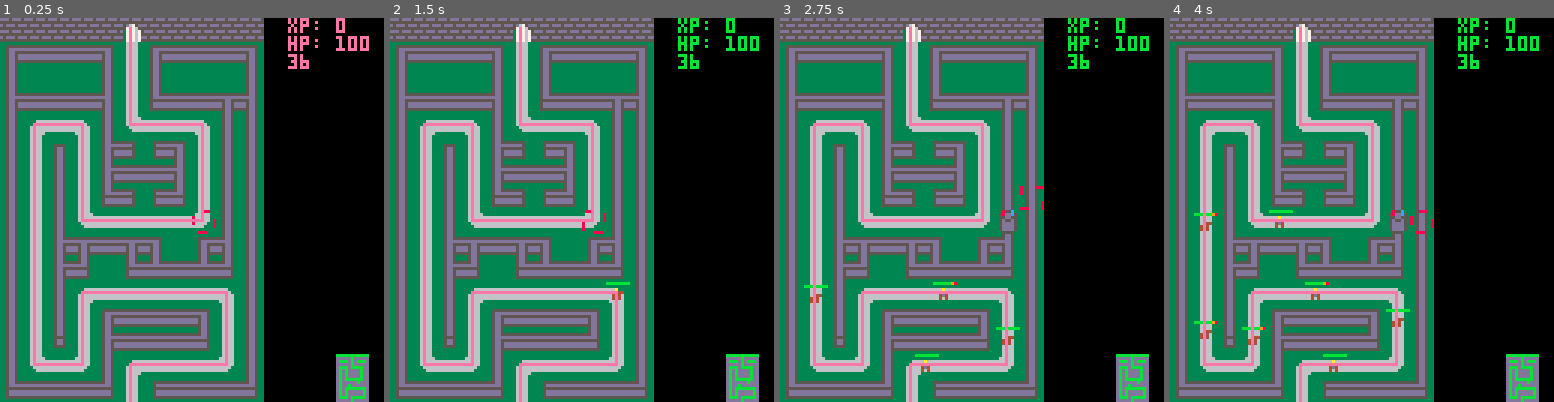
Above: before the commit, frames 1-4 (left to right).
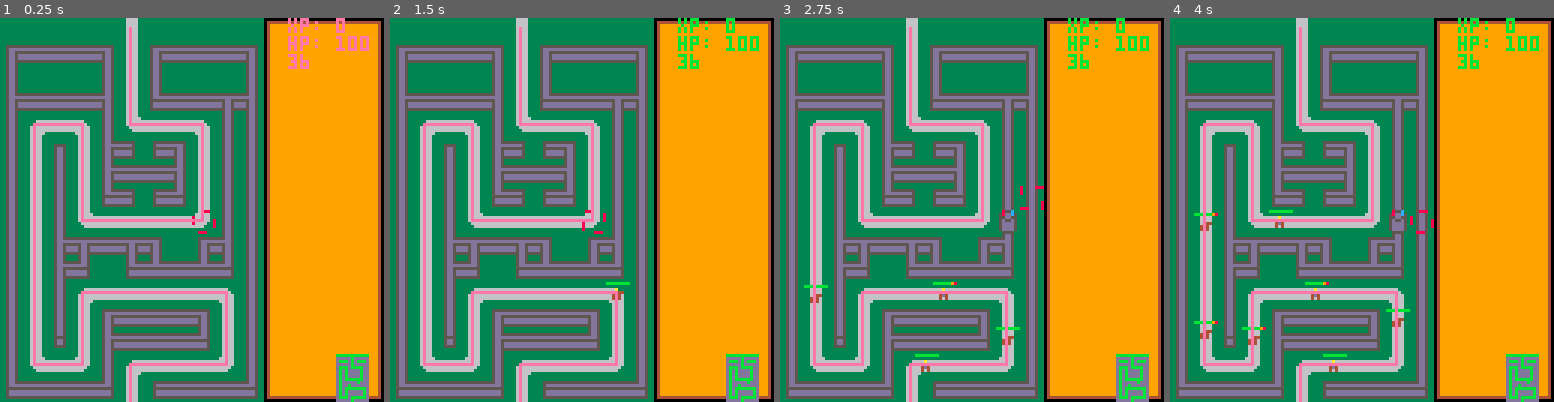
Above: after the commit, the same moments.

Repository: nfearnley/girltower
Game: PICO-8 cartridge girltower.p8
Two runs of this game, one before a commit and one after it. Both use one fixed random seed, a clock stepped at 60 frames per second and the inputs below.
Inputs:
- Up to frame 1 (0.25 s): no input
- Up to frame 2 (1.5 s): tap X (X key) at 0.33, 1.07 s; tap O (Z key) at 0.7 s
- Up to frame 3 (2.75 s): hold Right 1.6-2.1 s; tap O (Z key) at 1.7, 2.1, 2.5 s; tap X (X key) at 1.85 s; hold Up 2.15-2.42 s; hold Right from 2.47 s (still down)
- Up to frame 4 (4 s): tap O (Z key) at 2.9, 3.3, 3.7 s; tap X (X key) at 2.97 s; release Right at 3.03 s; hold Left 3.08-3.58 s; hold Down 3.63-3.97 s

The runs differ from the first frame. In frame 1, 32% of the frame differs, in the area x 0-100%, y 0-100%; in frame 2, 32%; in frame 3, 32%; in frame 4, 32%.

Commit message:
progress

Diff:
--- a/girltower.p8
+++ b/girltower.p8
@@ -501,28 +501,26 @@
 
 
 
-
-
 __gff__
 0001010100000000000000000000000000010101010000000000000000000000000101010100000000000000000000000001010101000000000000000000000000000000000000000000000000000000000000000000000000000000000000000000000000000000000000000000000000000000000000000000000000000000
 0000000000000000000000000000000000000000000000000000000000000000000000000000000000000000000000000000000000000000000000000000000000000000000000000000000000000000000000000000000000000000000000000000000000000000000000000000000000000000000000000000000000000000
 __map__
-0000000000000000000000000000000000000000000000000000000000000000000000000000000000000000000000000000000000000000000000000000000000000000000000000000000000000000000000000000000000000000000000000000000000000000000000000000000000000000000000000000000000000000
-1102020213001102020213000000000000000000000000000000000000000000000000000000000000000000000000000000000000000000000000000000000000000000000000000000000000000000000000000000000000000000000000000000000000000000000000000000000000000000000000000000000000000000
-2400000024002400000024000000000000000000000000000000000000000000000000000000000000000000000000000000000000000000000000000000000000000000000000000000000000000000000000000000000000000000000000000000000000000000000000000000000000000000000000000000000000000000
-2102020223003102021223000000000000000000000000000000000000000000000000000000000000000000000000000000000000000000000000000000000000000000000000000000000000000000000000000000000000000000000000000000000000000000000000000000000000000000000000000000000000000000
-2400000024000000002424000000000000000000000000000000000000000000000000000000000000000000000000000000000000000000000000000000000000000000000000000000000000000000000000000000000000000000000000000000000000000000000000000000000000000000000000000000000000000000
-2400140021030113002424000000000000000000000000000000000000000000000000000000000000000000000000000000000000000000000000000000000000000000000000000000000000000000000000000000000000000000000000000000000000000000000000000000000000000000000000000000000000000000
-2400240021020223002424000000000000000000000000000000000000000000000000000000000000000000000000000000000000000000000000000000000000000000000000000000000000000000000000000000000000000000000000000000000000000000000000000000000000000000000000000000000000000000
-2400240031030133002424000000000000000000000000000000000000000000000000000000000000000000000000000000000000000000000000000000000000000000000000000000000000000000000000000000000000000000000000000000000000000000000000000000000000000000000000000000000000000000
-2400240000000000002424000000000000000000000000000000000000000000000000000000000000000000000000000000000000000000000000000000000000000000000000000000000000000000000000000000000000000000000000000000000000000000000000000000000000000000000000000000000000000000
-2400211202121300112324000000000000000000000000000000000000000000000000000000000000000000000000000000000000000000000000000000000000000000000000000000000000000000000000000000000000000000000000000000000000000000000000000000000000000000000000000000000000000000
-2400213300313202323324000000000000000000000000000000000000000000000000000000000000000000000000000000000000000000000000000000000000000000000000000000000000000000000000000000000000000000000000000000000000000000000000000000000000000000000000000000000000000000
-2400240000000000000024000000000000000000000000000000000000000000000000000000000000000000000000000000000000000000000000000000000000000000000000000000000000000000000000000000000000000000000000000000000000000000000000000000000000000000000000000000000000000000
-2400240011020202130024000000000000000000000000000000000000000000000000000000000000000000000000000000000000000000000000000000000000000000000000000000000000000000000000000000000000000000000000000000000000000000000000000000000000000000000000000000000000000000
-2400340021020202330024000000000000000000000000000000000000000000000000000000000000000000000000000000000000000000000000000000000000000000000000000000000000000000000000000000000000000000000000000000000000000000000000000000000000000000000000000000000000000000
-2400000024000000000024000000000000000000000000000000000000000000000000000000000000000000000000000000000000000000000000000000000000000000000000000000000000000000000000000000000000000000000000000000000000000000000000000000000000000000000000000000000000000000
-3102020233000102020233000000000000000000000000000000000000000000000000000000000000000000000000000000000000000000000000000000000000000000000000000000000000000000000000000000000000000000000000000000000000000000000000000000000000000000000000000000000000000000
+00000000000000000000001d1e1e1e1f00000000000000000000000000000000000000000000000000000000000000000000000000000000000000000000000000000000000000000000000000000000000000000000000000000000000000000000000000000000000000000000000000000000000000000000000000000000
+11020202130011020202132d2e2e2e2f00000000000000000000000000000000000000000000000000000000000000000000000000000000000000000000000000000000000000000000000000000000000000000000000000000000000000000000000000000000000000000000000000000000000000000000000000000000
+24000000240024000000242d2e2e2e2f00000000000000000000000000000000000000000000000000000000000000000000000000000000000000000000000000000000000000000000000000000000000000000000000000000000000000000000000000000000000000000000000000000000000000000000000000000000
+21020202230031020212232d2e2e2e2f00000000000000000000000000000000000000000000000000000000000000000000000000000000000000000000000000000000000000000000000000000000000000000000000000000000000000000000000000000000000000000000000000000000000000000000000000000000
+24000000240000000024242d2e2e2e2f00000000000000000000000000000000000000000000000000000000000000000000000000000000000000000000000000000000000000000000000000000000000000000000000000000000000000000000000000000000000000000000000000000000000000000000000000000000
+24001400210301130024242d2e2e2e2f00000000000000000000000000000000000000000000000000000000000000000000000000000000000000000000000000000000000000000000000000000000000000000000000000000000000000000000000000000000000000000000000000000000000000000000000000000000
+24002400210202230024242d2e2e2e2f00000000000000000000000000000000000000000000000000000000000000000000000000000000000000000000000000000000000000000000000000000000000000000000000000000000000000000000000000000000000000000000000000000000000000000000000000000000
+24002400310301330024242d2e2e2e2f00000000000000000000000000000000000000000000000000000000000000000000000000000000000000000000000000000000000000000000000000000000000000000000000000000000000000000000000000000000000000000000000000000000000000000000000000000000
+24002400000000000024242d2e2e2e2f00000000000000000000000000000000000000000000000000000000000000000000000000000000000000000000000000000000000000000000000000000000000000000000000000000000000000000000000000000000000000000000000000000000000000000000000000000000
+24002112021213001123242d2e2e2e2f00000000000000000000000000000000000000000000000000000000000000000000000000000000000000000000000000000000000000000000000000000000000000000000000000000000000000000000000000000000000000000000000000000000000000000000000000000000
+24002133003132023233242d2e2e2e2f00000000000000000000000000000000000000000000000000000000000000000000000000000000000000000000000000000000000000000000000000000000000000000000000000000000000000000000000000000000000000000000000000000000000000000000000000000000
+24002400000000000000242d2e2e2e2f00000000000000000000000000000000000000000000000000000000000000000000000000000000000000000000000000000000000000000000000000000000000000000000000000000000000000000000000000000000000000000000000000000000000000000000000000000000
+24002400110202021300242d2e2e2e2f00000000000000000000000000000000000000000000000000000000000000000000000000000000000000000000000000000000000000000000000000000000000000000000000000000000000000000000000000000000000000000000000000000000000000000000000000000000
+24003400210202023300242d2e2e2e2f00000000000000000000000000000000000000000000000000000000000000000000000000000000000000000000000000000000000000000000000000000000000000000000000000000000000000000000000000000000000000000000000000000000000000000000000000000000
+24000000240000000000242d2e2e2e2f00000000000000000000000000000000000000000000000000000000000000000000000000000000000000000000000000000000000000000000000000000000000000000000000000000000000000000000000000000000000000000000000000000000000000000000000000000000
+31020202330001020202333d3e3e3e3f00000000000000000000000000000000000000000000000000000000000000000000000000000000000000000000000000000000000000000000000000000000000000000000000000000000000000000000000000000000000000000000000000000000000000000000000000000000
 2727272727282727272727000000000000000000000000000000000000000000000000000000000000000000000000000000000000000000000000000000000000000000000000000000000000000000000000000000000000000000000000000000000000000000000000000000000000000000000000000000000000000000
 2727272727282727272727000000000000000000000000000000000000000000000000000000000000000000000000000000000000000000000000000000000000000000000000000000000000000000000000000000000000000000000000000000000000000000000000000000000000000000000000000000000000000000
 2727272727282727272727000000000000000000000000000000000000000000000000000000000000000000000000000000000000000000000000000000000000000000000000000000000000000000000000000000000000000000000000000000000000000000000000000000000000000000000000000000000000000000
Not shown, changed: 29 lines of the sprite sheet (__gfx__) section of girltower.p8
